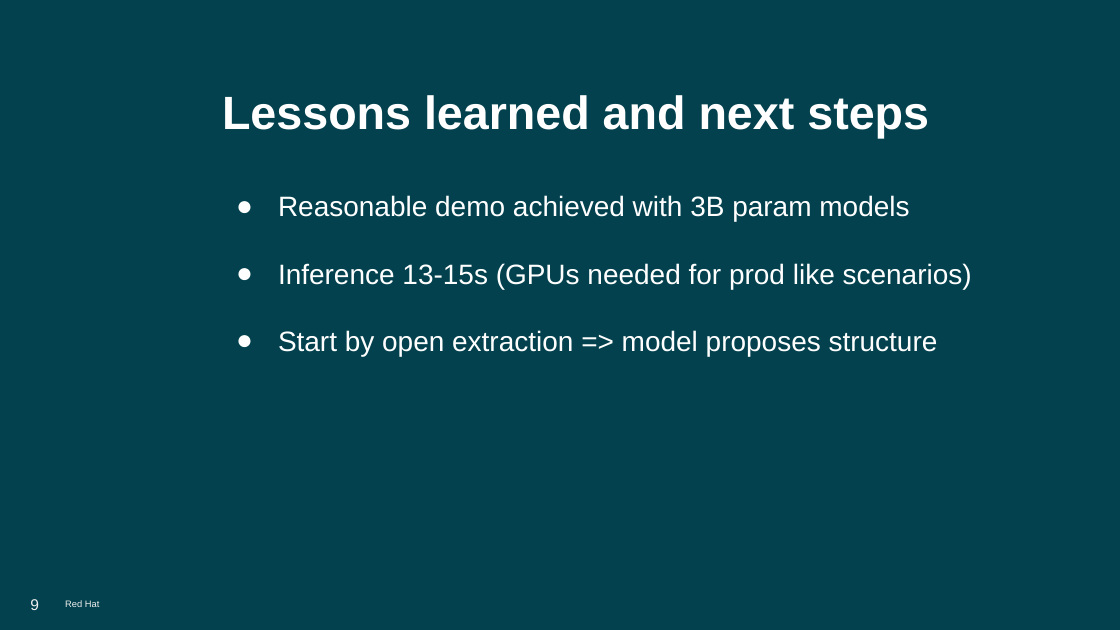
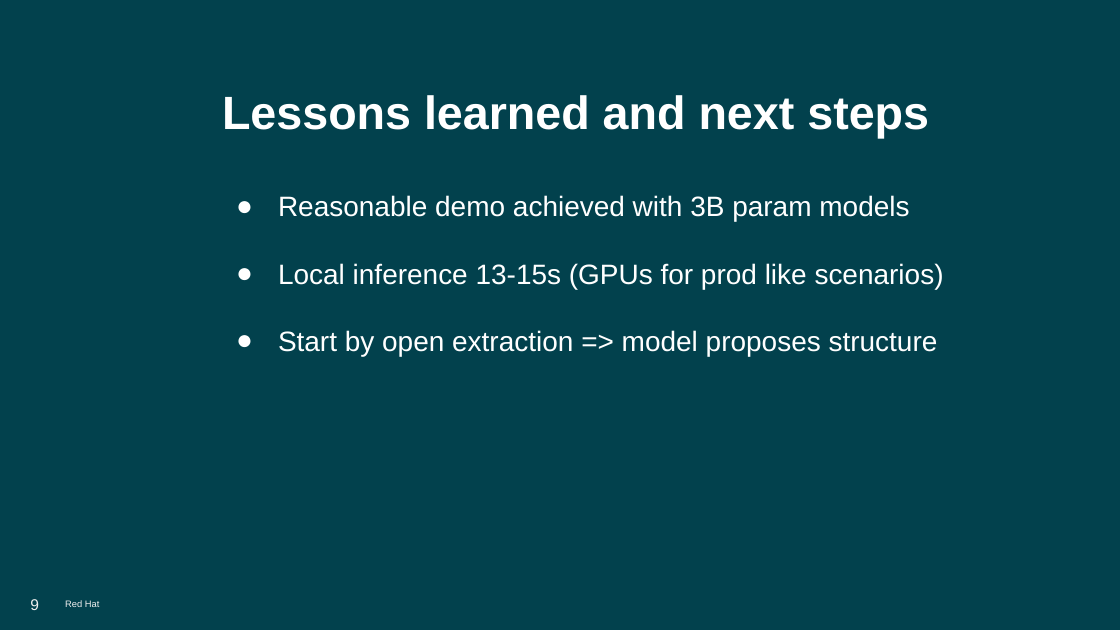
Before and after one commit to aldettinger/jcon-europe-2026, a slide deck: slide 9 of JCON Europe 2026.odp. Drawn at 1120x630 pixels with LibreOffice and Linux fonts; fonts in the diff are those of the drawing; background and template pictures are left out. Boxes give left, top, right and bottom in pixels: in the first picture for what was removed or moved away, otherwise in the second. Text is boxed around its words. In the diff, an @@ line names an element or a change of style, - is before the commit and + after.

```diff
--- a/JCON Europe 2026.odp
+++ b/JCON Europe 2026.odp
@@ text at (278,263,944,289): text changed @@
-● Inference 13-15s (GPUs needed for prod like scenarios)
+● Local inference 13-15s (GPUs for prod like scenarios)
```
Also in this commit, not shown: 1 other slide changed, 1 other file.
